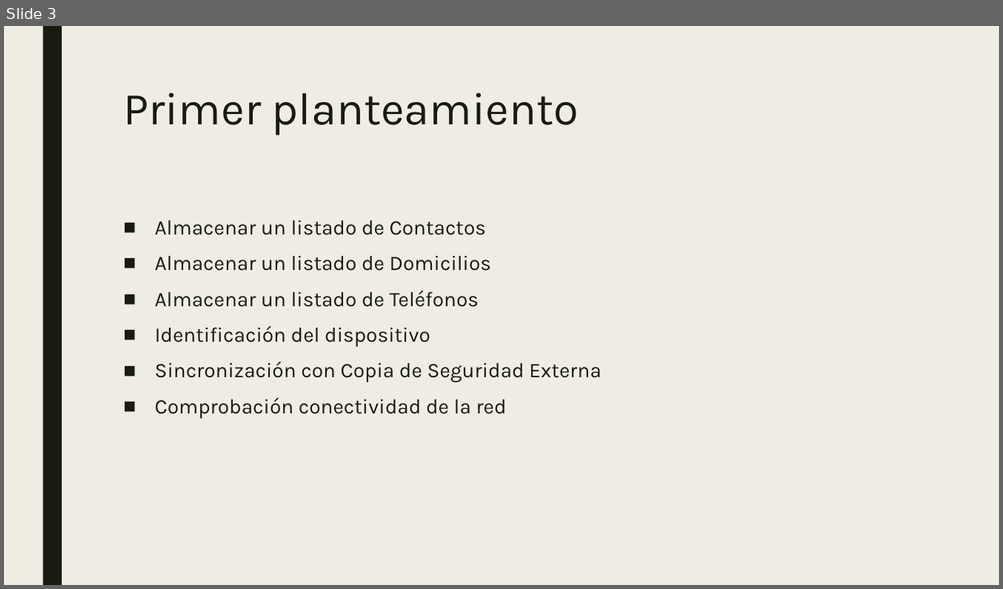
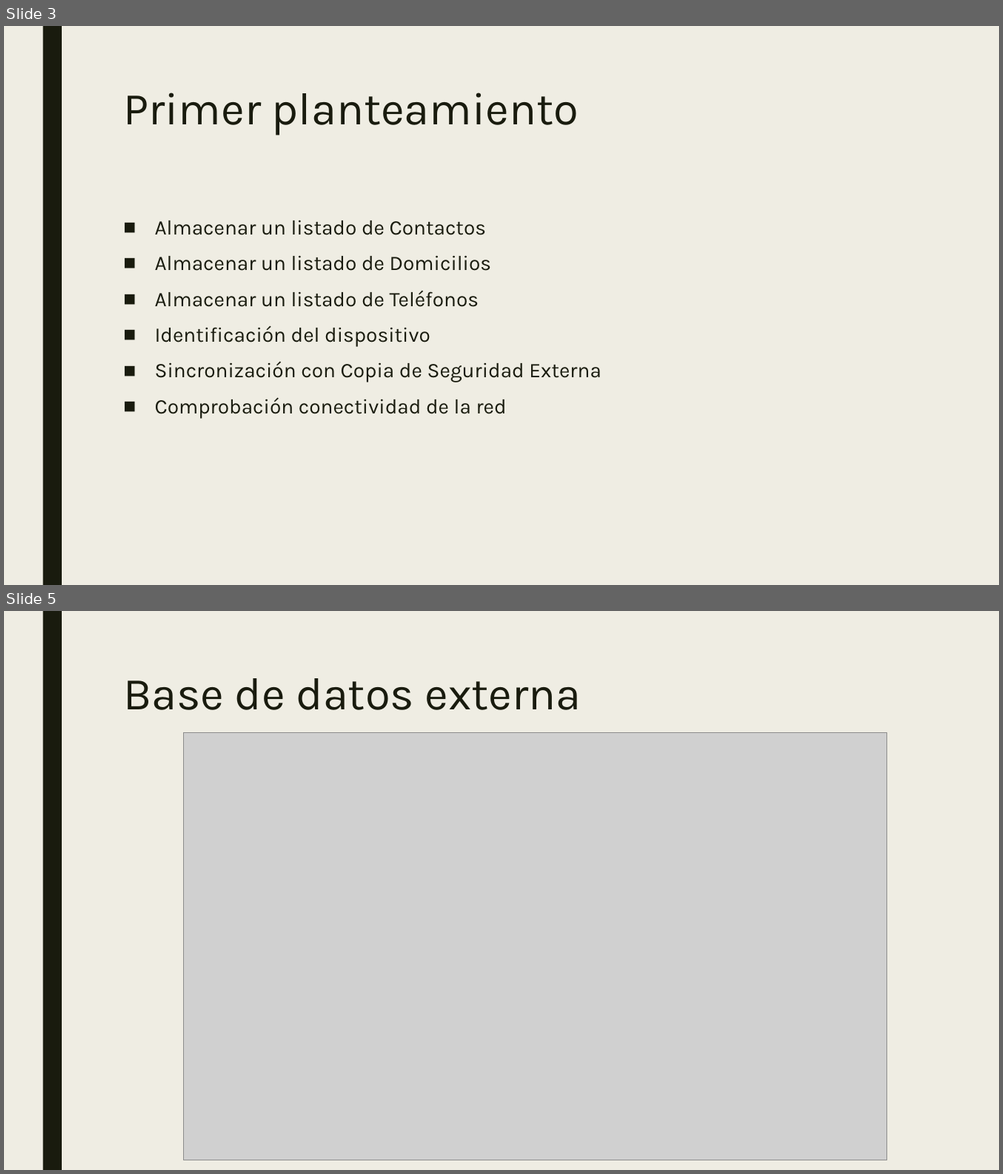
Before and after one commit to rubenseglop/Contactos, a slide deck: app/src/main/Documentacion/Presentacion.pptx. Shown one above the other, each under a label of ours: slide 3 before the commit, slides 3 and 5 after it; the slides between them are not shown. The pictures are 1003x589 and 1003x1174 pixels, drawn with LibreOffice and Linux fonts; fonts in the diff are those of the drawing; grey boxes stand for pictures. Boxes give left, top, right and bottom in pixels: in the first picture for what was removed or moved away, otherwise in the second. Text is boxed around its words. In the diff, an @@ line names an element or a change of style, - is before the commit and + after.

```diff
--- a/app/src/main/Documentacion/Presentacion.pptx
+++ b/app/src/main/Documentacion/Presentacion.pptx
@@ slide 5 added at <box>4,611,999,1170</box>, background #EFEDE3; not listed: 1 template element that a slide beside it also shows @@
@@ title added at <box>123,678,581,710</box>, 44 pt, text #191B0E @@
+Base de datos externa
@@ picture added at <box>183,732,887,1161</box> @@
```
Also in this commit, not shown: 1 slide changed, 5 other slides added, 2 slides removed.
